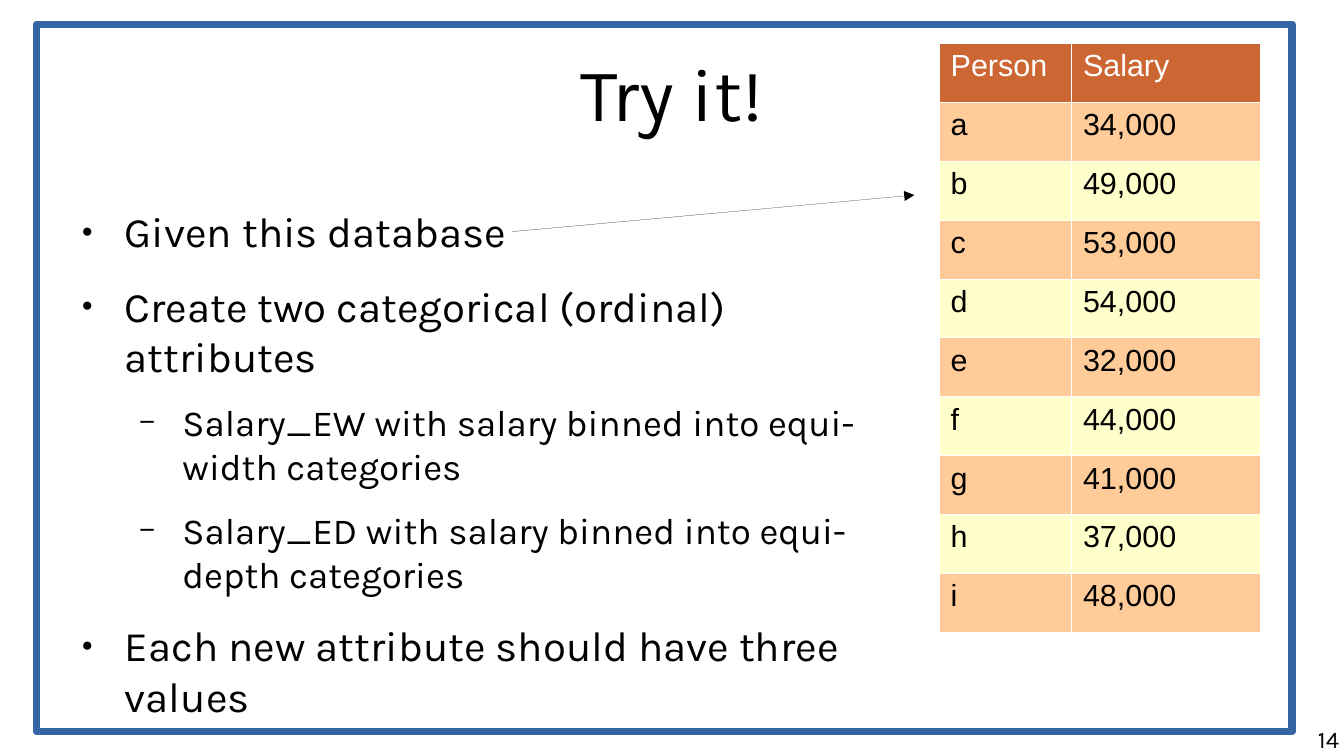
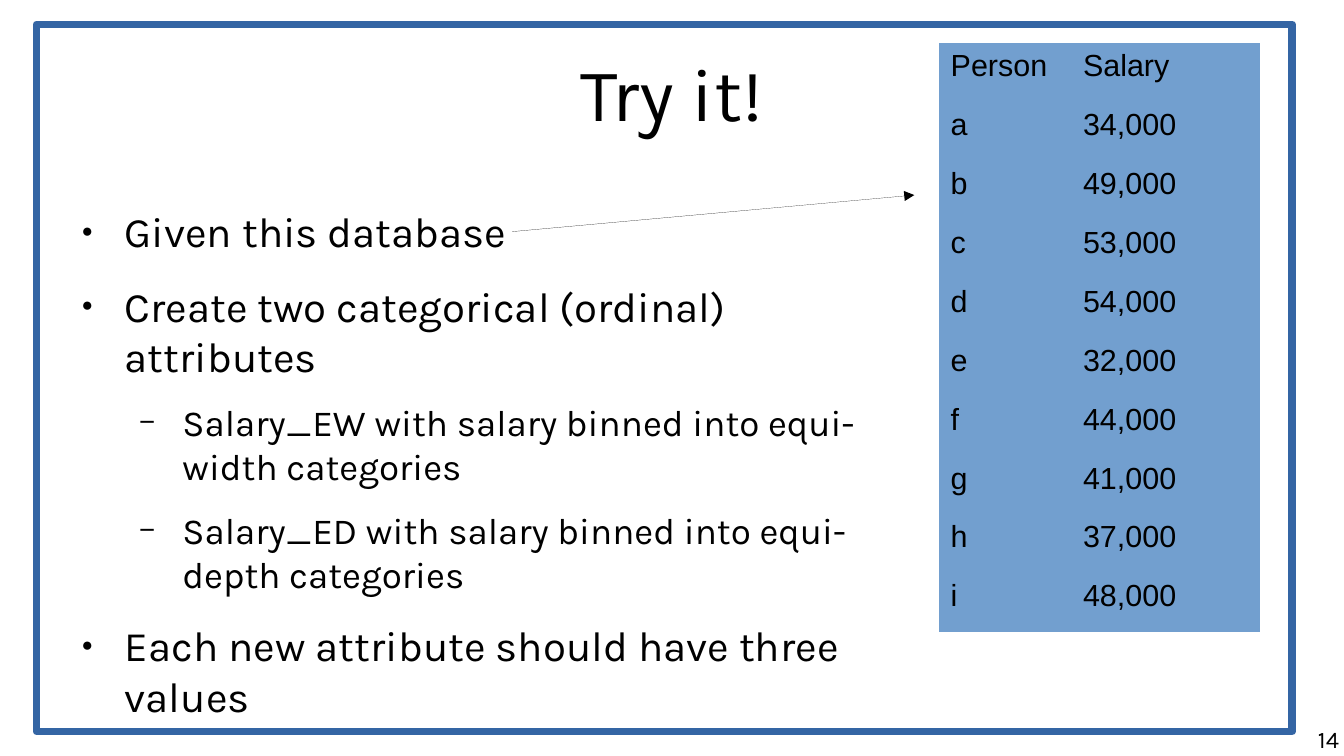
Before and after one commit to marco-calautti/data-mining-course, a slide deck: slide 14 of theory/tt02_data_preparation.odp. Drawn at 1344x756 pixels with LibreOffice and Linux fonts; fonts in the diff are those of the drawing. Boxes give left, top, right and bottom in pixels: in the first picture for what was removed or moved away, otherwise in the second. Text is boxed around its words. In the diff, an @@ line names an element or a change of style, - is before the commit and + after.

```diff
--- a/theory/tt02_data_preparation.odp
+++ b/theory/tt02_data_preparation.odp
@@ table at bbox=[939, 43, 1261, 632] @@
@@ fill #CC6633 to #729FCF in row 1 @@
@@ fill #FFCC99 to #729FCF in 10 cells @@
@@ fill #FFFFCC to #729FCF in 8 cells @@
@@ text colour #FFFFFF to #000000 in "Person", "Salary" @@
@@ borders changed @@
```
Also in this commit, not shown: 3 other slides changed, 1 slide added, 1 other file.
